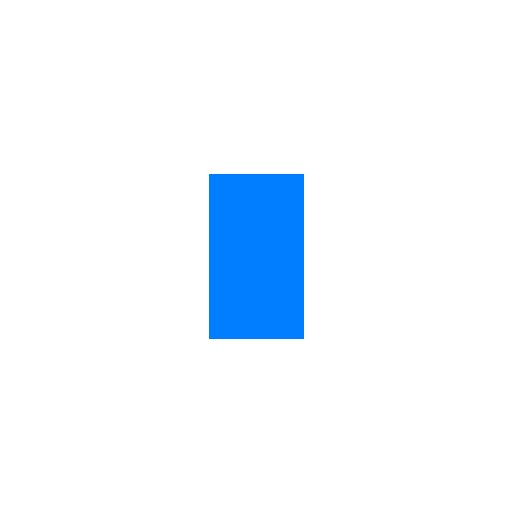
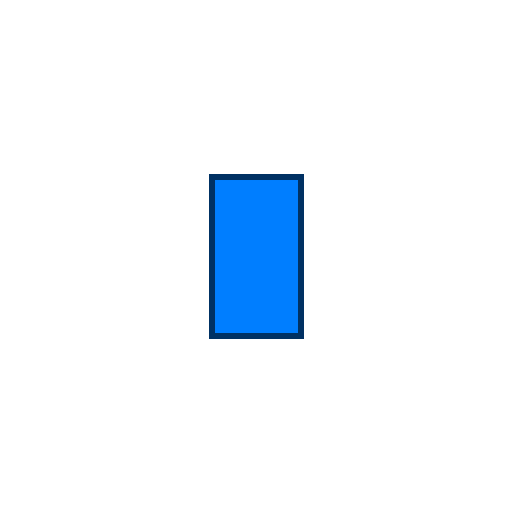
The second 512 × 512 image is a revision of the first. Changes to its layers:
pixels changed over (209, 174, 304, 339) (layer not identified)
